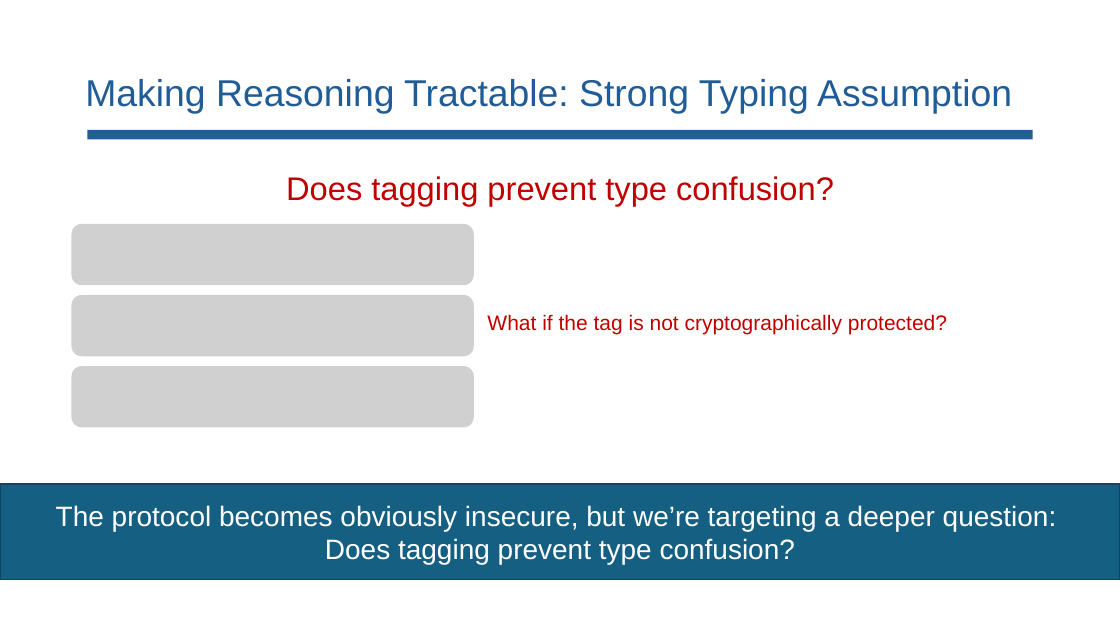
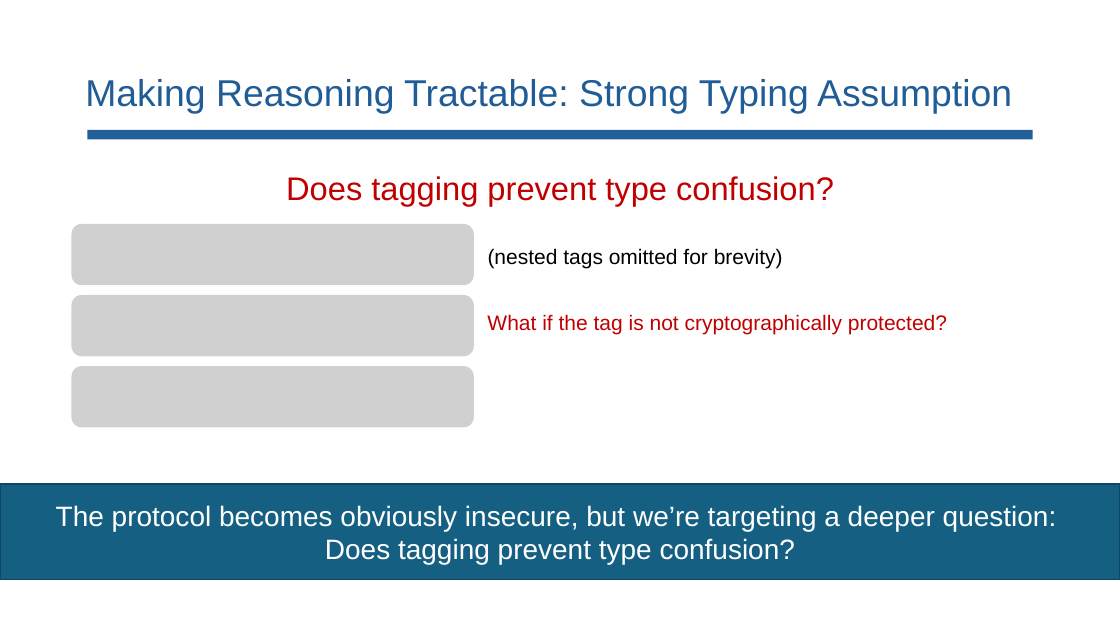
Before and after one commit to lorchrob/comp_slides, a slide deck: slide 91 of comp.pptx. Drawn at 1120x630 pixels with LibreOffice and Linux fonts; fonts in the diff are those of the drawing; grey boxes stand for pictures. Boxes give left, top, right and bottom in pixels: in the first picture for what was removed or moved away, otherwise in the second. Text is boxed around its words. In the diff, an @@ line names an element or a change of style, - is before the commit and + after.

```diff
--- a/comp.pptx
+++ b/comp.pptx
@@ text added at (488, 248, 783, 269), 18 pt, text #000000 @@
+(nested tags omitted for brevity)
```
Also in this commit, not shown: 36 other slides changed, 6 slides added.
